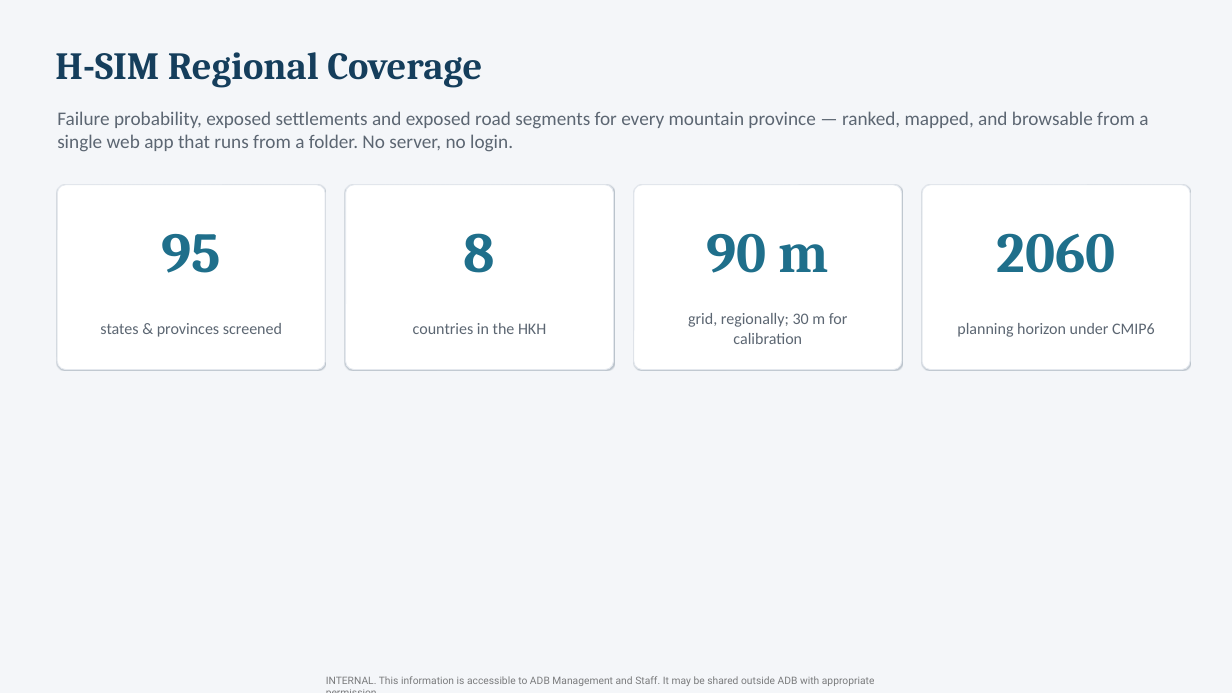
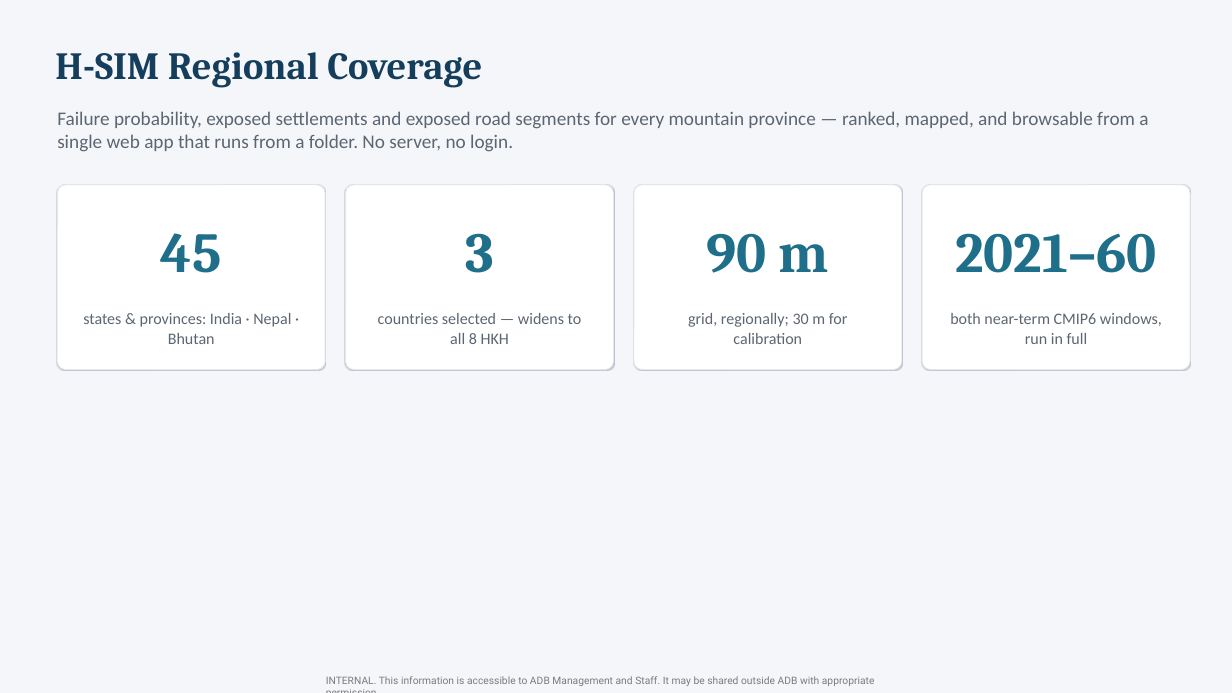
Before and after one commit to ntwarakavi/Himalayas_LandslideRisk, a slide deck: slide 2 of docs/H-SIM_overview.pptx. Drawn at 1232x693 pixels with LibreOffice and Linux fonts; fonts in the diff are those of the drawing. Boxes give left, top, right and bottom in pixels: in the first picture for what was removed or moved away, otherwise in the second. Text is boxed around its words. In the diff, an @@ line names an element or a change of style, - is before the commit and + after.

```diff
--- a/docs/H-SIM_overview.pptx
+++ b/docs/H-SIM_overview.pptx
@@ text at (161, 233, 222, 273): text changed @@
-95
+45
@@ text at (465, 233, 494, 273): text changed @@
-8
+3
@@ text at (955, 233, 1157, 273): text changed @@
-2060
+2021–60
@@ text at (83, 313, 291, 344): text changed @@
-states & provinces screened
+states & provinces: India · Nepal · Bhutan
@@ text at (378, 313, 582, 344): text changed @@
-countries in the HKH
+countries selected — widens to all 8 HKH
@@ text at (950, 313, 1162, 344): text changed @@
-planning horizon under CMIP6
+both near-term CMIP6 windows, run in full
```
Also in this commit, not shown: 5 other slides changed.
